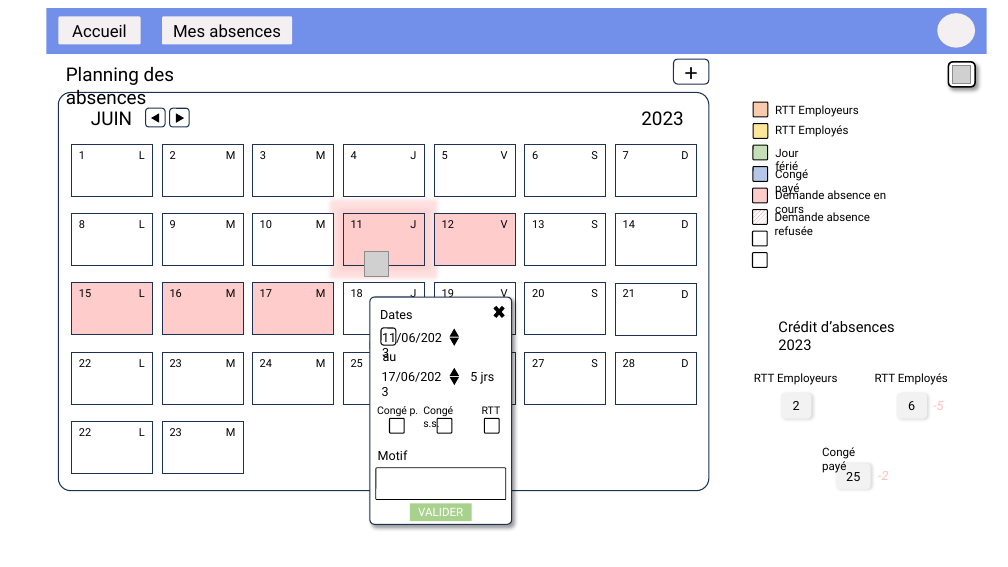
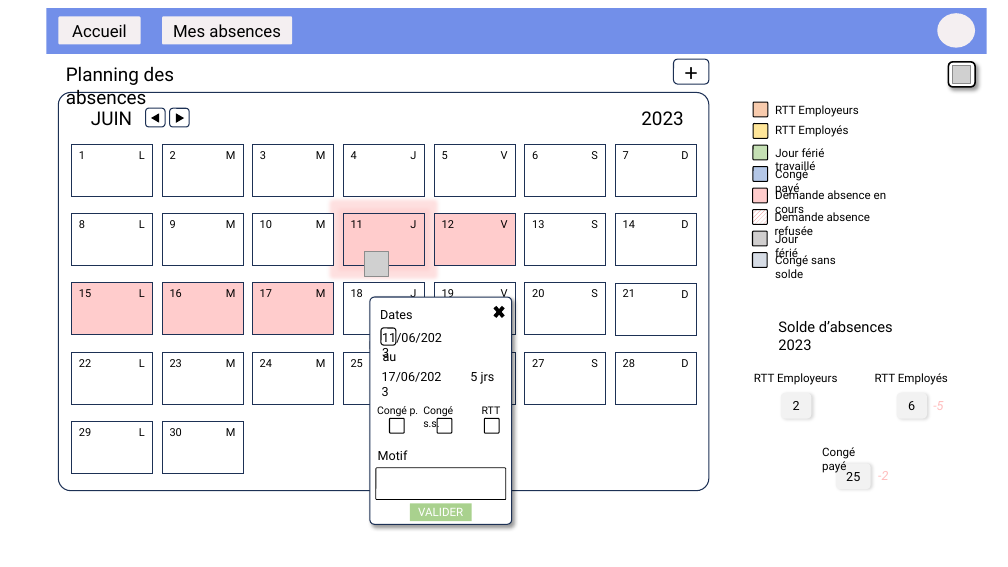
Before and after one commit to Diginamic-m03-Groupe4/gestion-des-absences, a slide deck: slide 8 of conception/maquettes.pptx. Drawn at 1008x567 pixels with LibreOffice and Linux fonts; fonts in the diff are those of the drawing; grey boxes stand for pictures; background and template pictures are left out. Boxes give left, top, right and bottom in pixels: in the first picture for what was removed or moved away, otherwise in the second. Text is boxed around its words. In the diff, an @@ line names an element or a change of style, - is before the commit and + after.

```diff
--- a/conception/maquettes.pptx
+++ b/conception/maquettes.pptx
@@ text added at (775, 148, 825, 174), 11 pt, text #000000 @@
+Jour férié travaillé
@@ rounded rectangle at (752, 231, 767, 247): fill #FFFFFF to #D0CECE @@
@@ text "Jour férié": place and size @@
-text "Jour férié" at (775, 149, 798, 174)
+text "Jour férié" at (775, 232, 798, 260)
@@ rounded rectangle at (752, 253, 767, 268): fill #FFFFFF to #D6DCE5 @@
@@ text added at (775, 254, 836, 278), 11 pt, text #000000 @@
+Congé sans solde
@@ text at (778, 321, 893, 350): text changed @@
-Crédit d’absences 2023
+Solde d’absences 2023
@@ triangle removed at (451, 330, 458, 337) @@
@@ triangle removed at (451, 338, 458, 345) @@
@@ triangle removed at (451, 369, 458, 376) @@
@@ triangle removed at (451, 377, 458, 384) @@
@@ text at (79, 428, 91, 436): text changed @@
-22
+29
@@ text at (170, 428, 182, 436): text changed @@
-23
+30
```
Also in this commit, not shown: 20 other slides changed, 1 slide added, 1 slide removed, 16 other files.
